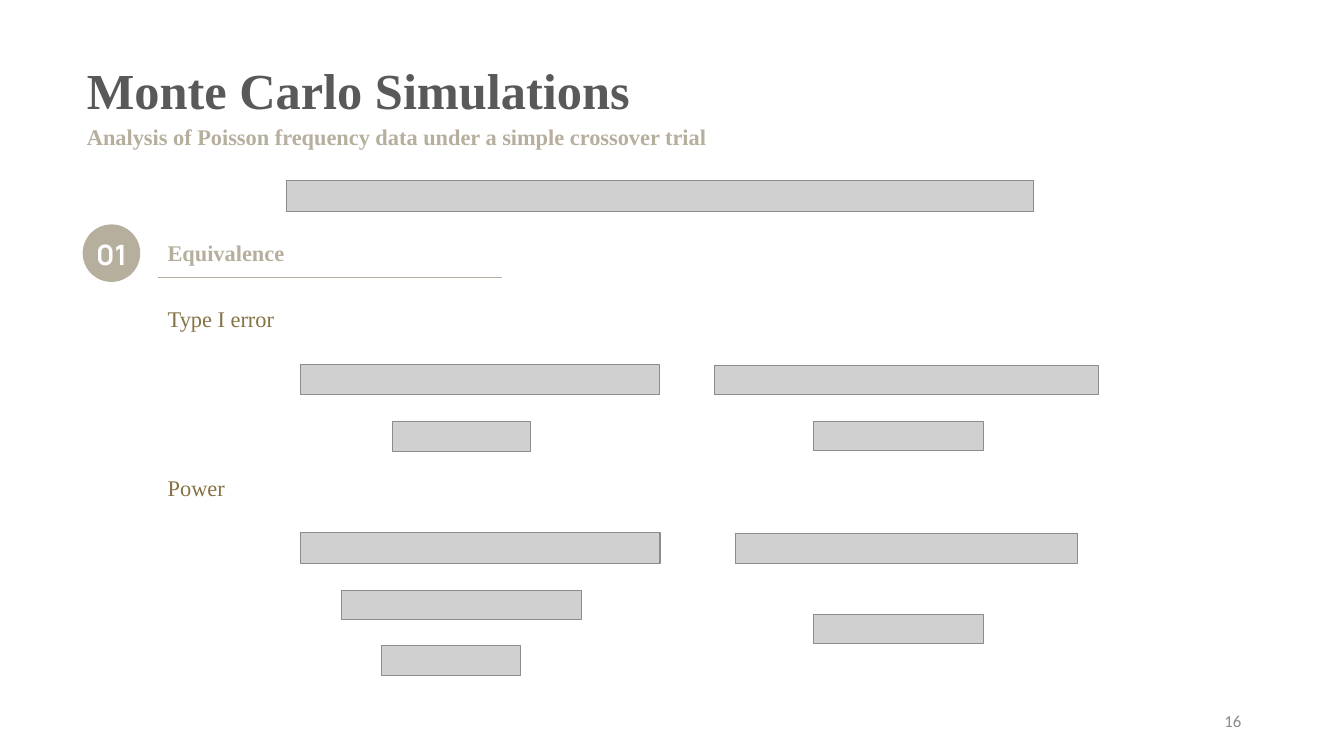
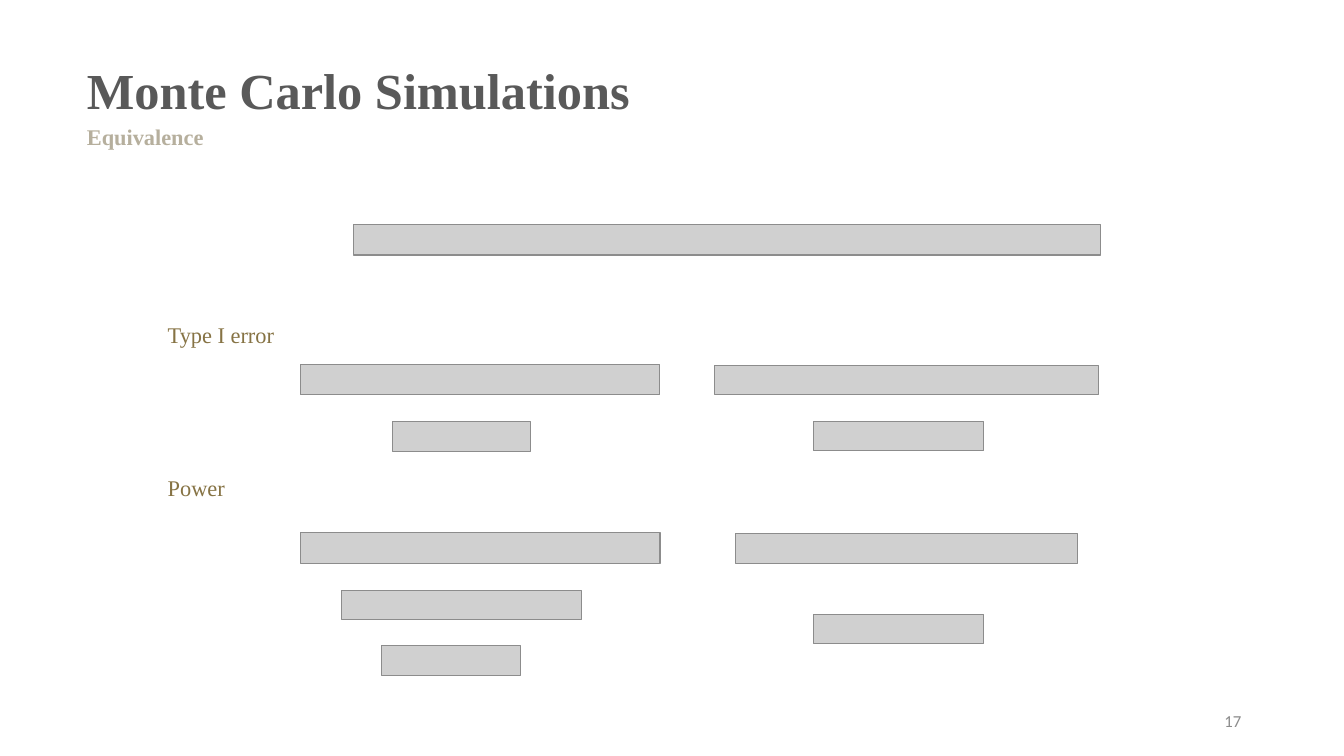
Before and after one commit to SharonLiu716/Study_CrossoverDesign, a slide deck: slide 18 of Seminar.pptx (slide 17 before the commit). Drawn at 1344x756 pixels with LibreOffice and Linux fonts; fonts in the diff are those of the drawing; grey boxes stand for pictures. Boxes give left, top, right and bottom in pixels: in the first picture for what was removed or moved away, otherwise in the second. Text is boxed around its words. In the diff, an @@ line names an element or a change of style, - is before the commit and + after.

```diff
--- a/Seminar.pptx
+++ b/Seminar.pptx
@@ text at (x1=87, y1=129, x2=204, y2=150): text changed @@
-Analysis of Poisson frequency data under a simple crossover trial
+Equivalence
@@ picture removed at (x1=286, y1=180, x2=1033, y2=211) @@
@@ ellipse removed at (x1=83, y1=225, x2=140, y2=282) @@
@@ picture added at (x1=353, y1=225, x2=1100, y2=255) @@
@@ text removed at (x1=96, y1=244, x2=127, y2=265) @@
-01
@@ text removed at (x1=168, y1=245, x2=285, y2=266) @@
-Equivalence
@@ line removed from (157, 277) to (502, 277) @@
@@ text "Type I error" moved from (x1=168, y1=312, x2=274, y2=332) to (x1=168, y1=328, x2=274, y2=348) @@
@@ page number at (x1=1224, y1=716, x2=1241, y2=727): text changed @@
-16
+17
```
Also in this commit, not shown: 22 other slides changed, 7 slides added, 6 slides removed, 11 other files.
